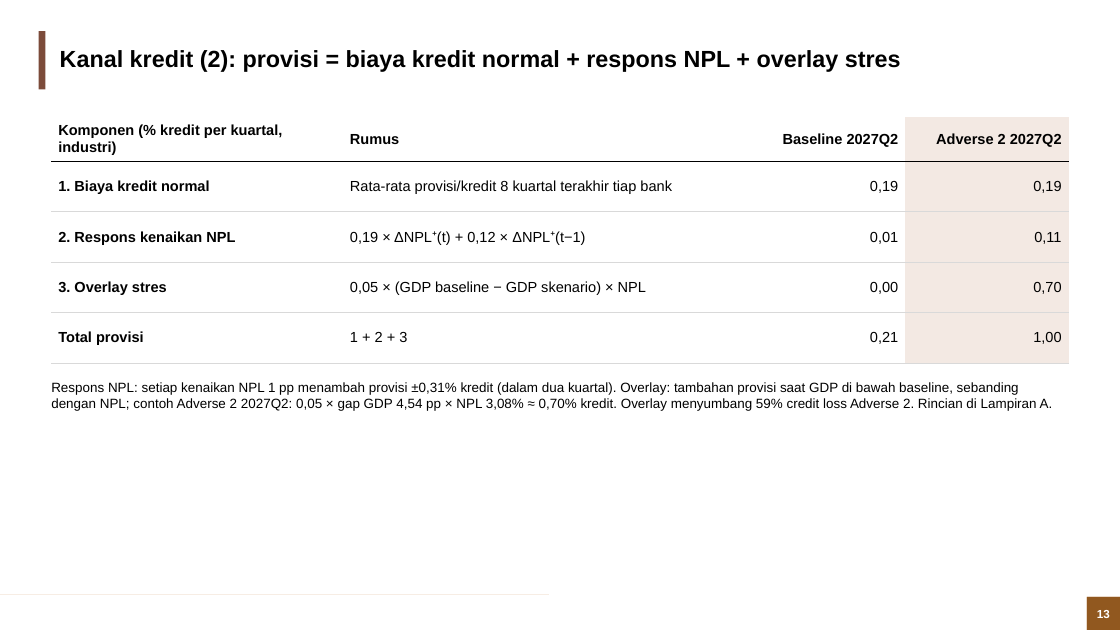
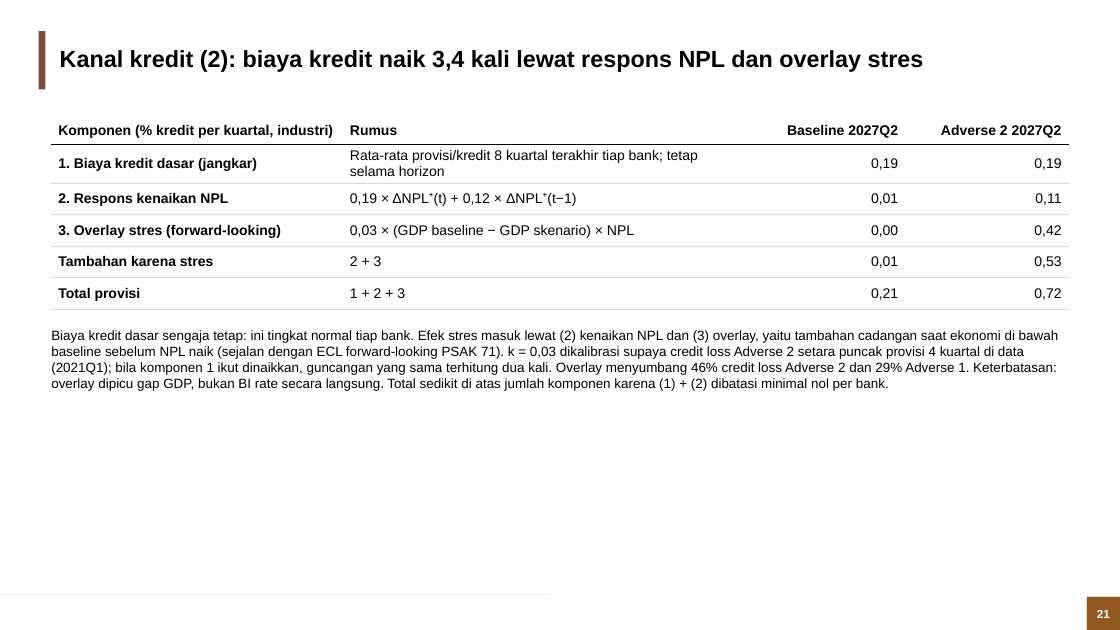
Before and after one commit to muhamadhaikal128/banking-stress-test, a slide deck: slide 21 of Banking Stress Test (Solvency).pptx (slide 13 before the commit). Drawn at 1120x630 pixels with LibreOffice and Linux fonts; fonts in the diff are those of the drawing; background and template pictures are left out. Boxes give left, top, right and bottom in pixels: in the first picture for what was removed or moved away, otherwise in the second. Text is boxed around its words. In the diff, an @@ line names an element or a change of style, - is before the commit and + after.

```diff
--- a/Banking Stress Test (Solvency).pptx
+++ b/Banking Stress Test (Solvency).pptx
@@ title at bbox=[60, 50, 924, 72]: text changed @@
-Kanal kredit (2): provisi = biaya kredit normal + respons NPL + overlay stres
+Kanal kredit (2): biaya kredit naik 3,4 kali lewat respons NPL dan overlay stres
@@ table at bbox=[51, 117, 1068, 460] @@
-row 2, column 1: 1. Biaya kredit normal
+row 2, column 1: 1. Biaya kredit dasar (jangkar)
-row 2, column 2: Rata-rata provisi/kredit 8 kuartal terakhir tiap bank
+row 2, column 2: Rata-rata provisi/kredit 8 kuartal terakhir tiap bank; tetap selama horizon
-row 4: 3. Overlay stres | 0,05 × (GDP baseline − GDP skenario) × NPL | 0,00 | 0,70
-row 5: Total provisi | 1 + 2 + 3 | 0,21 | 1,00
+row 4: 3. Overlay stres (forward-looking) | 0,03 × (GDP baseline − GDP skenario) × NPL | 0,00 | 0,42
+row 5: Tambahan karena stres | 2 + 3 | 0,01 | 0,53
+row 6: Total provisi | 1 + 2 + 3 | 0,21 | 0,72
@@ text added at bbox=[51, 330, 1059, 391], 11.5 pt, text #000000 @@
+Biaya kredit dasar sengaja tetap: ini tingkat normal tiap bank. Efek stres masuk lewat (2) kenaikan NPL dan (3) overlay, yaitu tambahan cadangan saat ekonomi di bawah baseline sebelum NPL naik (sejalan dengan ECL forward-looking PSAK 71). k = 0,03 dikalibrasi supaya credit loss Adverse 2 setara puncak provisi 4 kuartal di data (2021Q1); bila komponen 1 ikut dinaikkan, guncangan yang sama terhitung dua kali. Overlay menyumbang 46% credit loss Adverse 2 dan 29% Adverse 1. Keterbatasan: overlay dipicu gap GDP, bukan BI rate secara langsung. Total sedikit di atas jumlah komponen karena (1) + (2) dibatasi minimal nol per bank.
@@ text removed at bbox=[51, 382, 1053, 411] @@
-Respons NPL: setiap kenaikan NPL 1 pp menambah provisi ±0,31% kredit (dalam dua kuartal). Overlay: tambahan provisi saat GDP di bawah baseline, sebanding dengan NPL; contoh Adverse 2 2027Q2: 0,05 × gap GDP 4,54 pp × NPL 3,08% ≈ 0,70% kredit. Overlay menyumbang 59% credit loss Adverse 2. Rincian di Lampiran A.
@@ page number at bbox=[1097, 610, 1110, 618]: text changed @@
-13
+21
```
Also in this commit, not shown: 29 other slides changed, 10 slides added, 3 slides removed, 58 other files.
